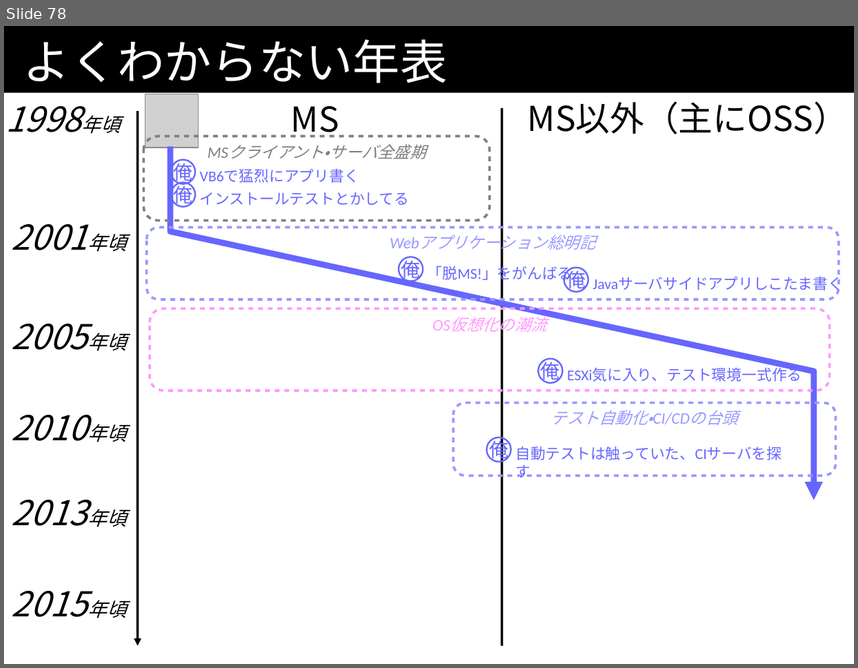
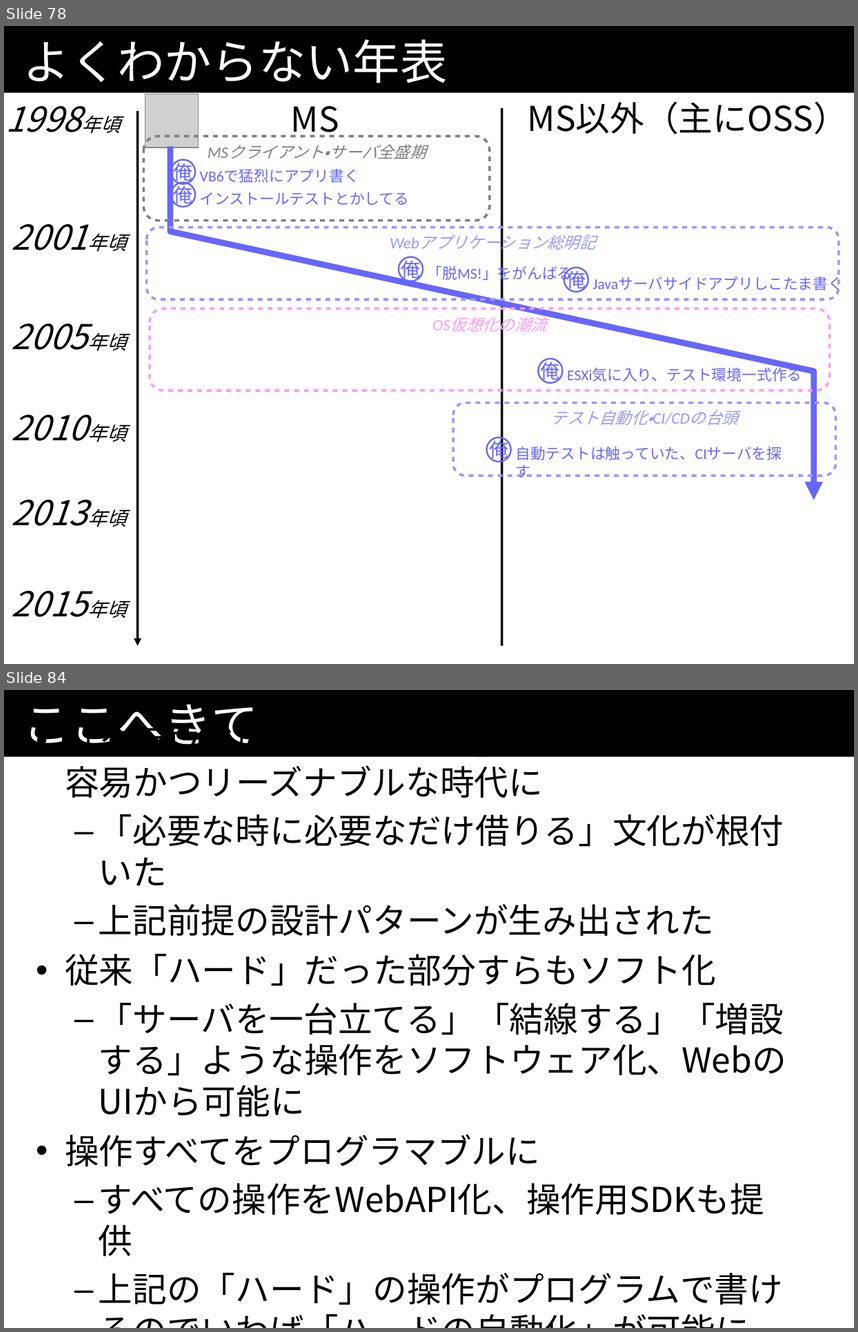
Before and after one commit to kazuhito-m/kazuhito-m.github.io, a slide deck: _drafts/comcamp2016.odp. Shown one above the other, each under a label of ours: slide 78 before the commit, slides 78 and 84 after it; the slides between them are not shown. The pictures are 858x668 and 858x1332 pixels, drawn with LibreOffice and Linux fonts; fonts in the diff are those of the drawing; grey boxes stand for pictures. Boxes give left, top, right and bottom in pixels: in the first picture for what was removed or moved away, otherwise in the second. Text is boxed around its words. In the diff, an @@ line names an element or a change of style, - is before the commit and + after.

Commit message:
一通り最後まで書き上げた…疲れた。

```diff
--- a/_drafts/comcamp2016.odp
+++ b/_drafts/comcamp2016.odp
@@ slide 84 added at (x1=4, y1=690, x2=854, y2=1328), background #FFFFFF; not listed: 1 template element that a slide beside it also shows @@
@@ title added at (x1=23, y1=704, x2=259, y2=745), 44 pt, text #FFFFFF @@
+ここへきて
@@ text added at (x1=65, y1=719, x2=786, y2=1305), 32 pt, text #000000 @@
+• 「クラウドにサーバを構築」するのが
+  容易かつリーズナブルな時代に
+  – 「必要な時に必要なだけ借りる」文化が根付いた
+  – 上記前提の設計パターンが生み出された
+• 従来「ハード」だった部分すらもソフト化
+  – 「サーバを一台立てる」「結線する」「増設する」ような操作をソフトウェア化、WebのUIから可能に
+• 操作すべてをプログラマブルに
+  – すべての操作をWebAPI化、操作用SDKも提供
+  – 上記の「ハード」の操作がプログラムで書けるのでいわば「ハードの自動化」が可能に
```
Also in this commit, not shown: 4 slides changed, 31 other slides added, 1 other file.
